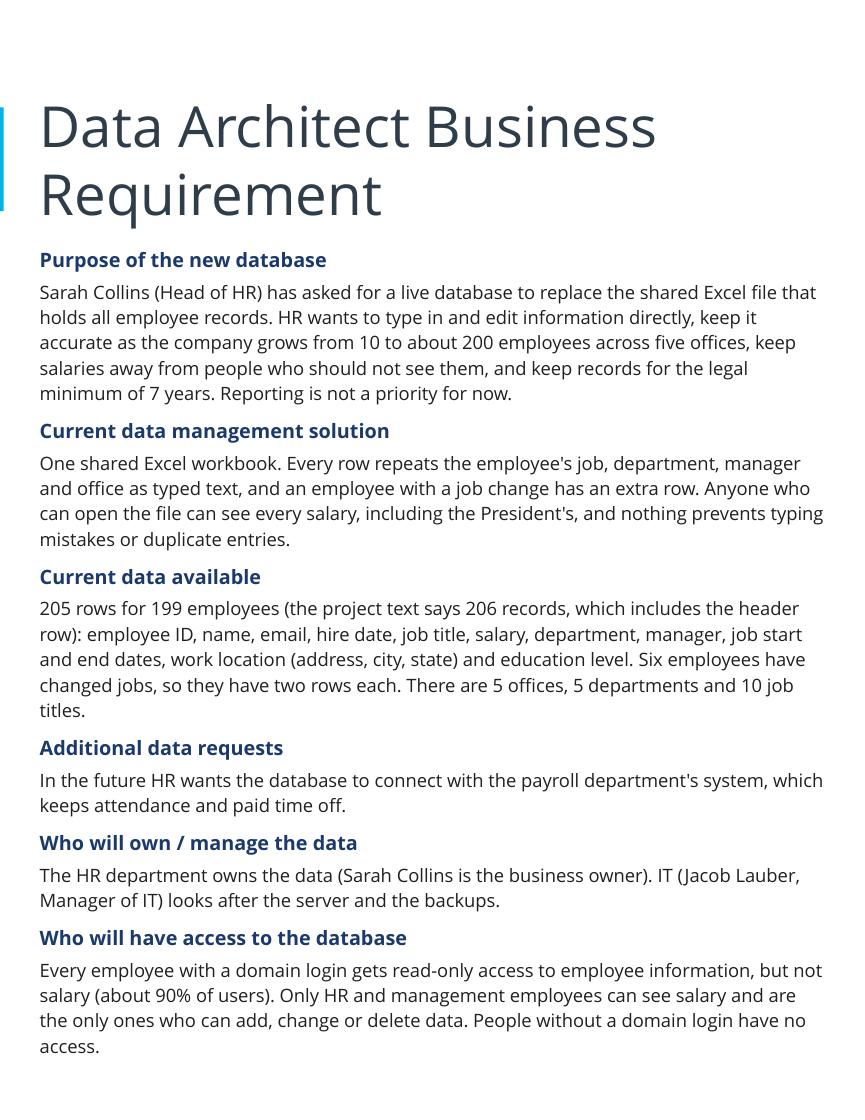
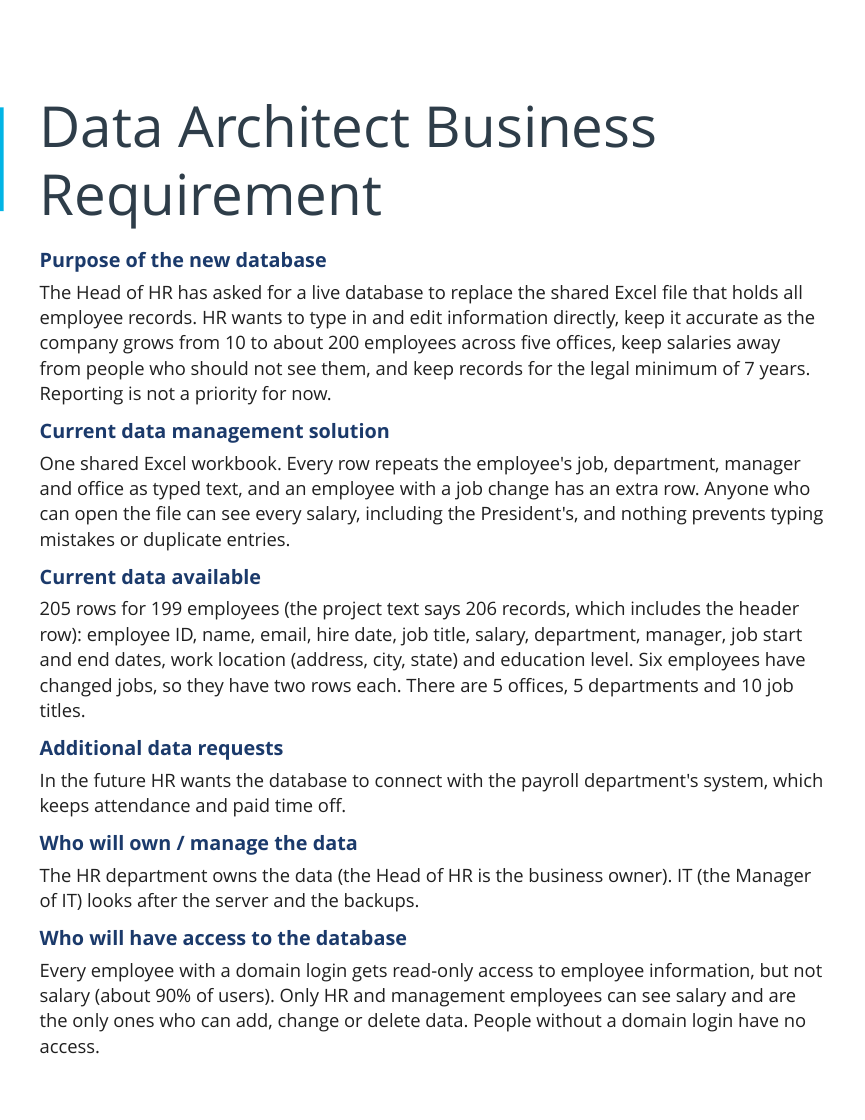
Before and after one commit to adebowalep/hr-database-design, a slide deck: slide 3 of docs/presentation/Tech_ABC_Corp_HR_Database.pptx. Drawn at 865x1120 pixels with LibreOffice and Linux fonts; fonts in the diff are those of the drawing. Boxes give left, top, right and bottom in pixels: in the first picture for what was removed or moved away, otherwise in the second. Text is boxed around its words. In the diff, an @@ line names an element or a change of style, - is before the commit and + after.

```diff
--- a/docs/presentation/Tech_ABC_Corp_HR_Database.pptx
+++ b/docs/presentation/Tech_ABC_Corp_HR_Database.pptx
@@ text at (40,285,815,405): text changed @@
-Sarah Collins (Head of HR) has asked for a live database to replace the shared Excel file that holds all employee records. HR wants to type in and edit information directly, keep it accurate as the company grows from 10 to about 200 employees across five offices, keep salaries away from people who should not see them, and keep records for the legal minimum of 7 years. Reporting is not a priority for now.
+The Head of HR has asked for a live database to replace the shared Excel file that holds all employee records. HR wants to type in and edit information directly, keep it accurate as the company grows from 10 to about 200 employees across five offices, keep salaries away from people who should not see them, and keep records for the legal minimum of 7 years. Reporting is not a priority for now.
@@ text at (40,868,811,912): text changed @@
-The HR department owns the data (Sarah Collins is the business owner). IT (Jacob Lauber, Manager of IT) looks after the server and the backups.
+The HR department owns the data (the Head of HR is the business owner). IT (the Manager of IT) looks after the server and the backups.
```
Also in this commit, not shown: 8 other slides changed, 27 other files.
